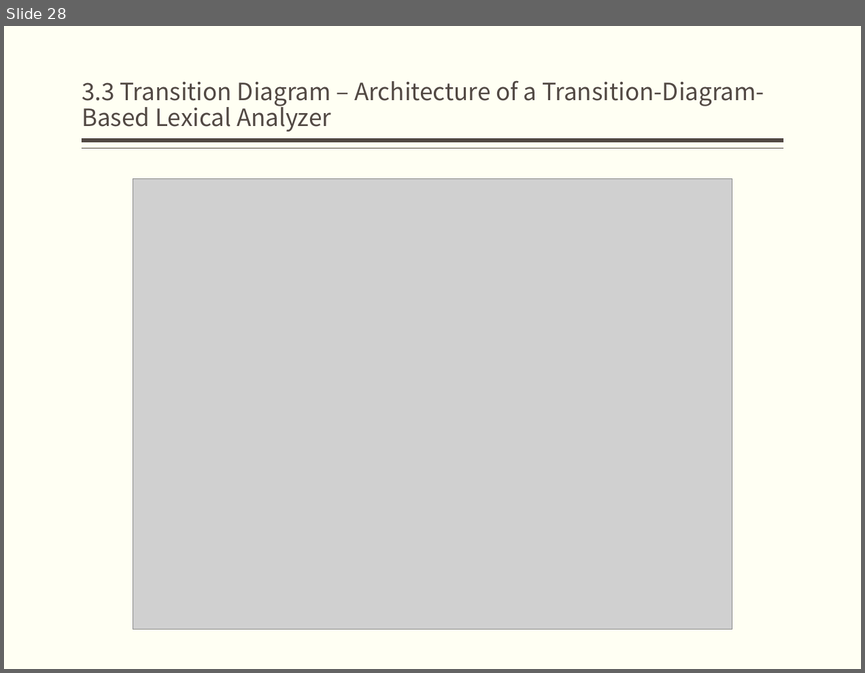
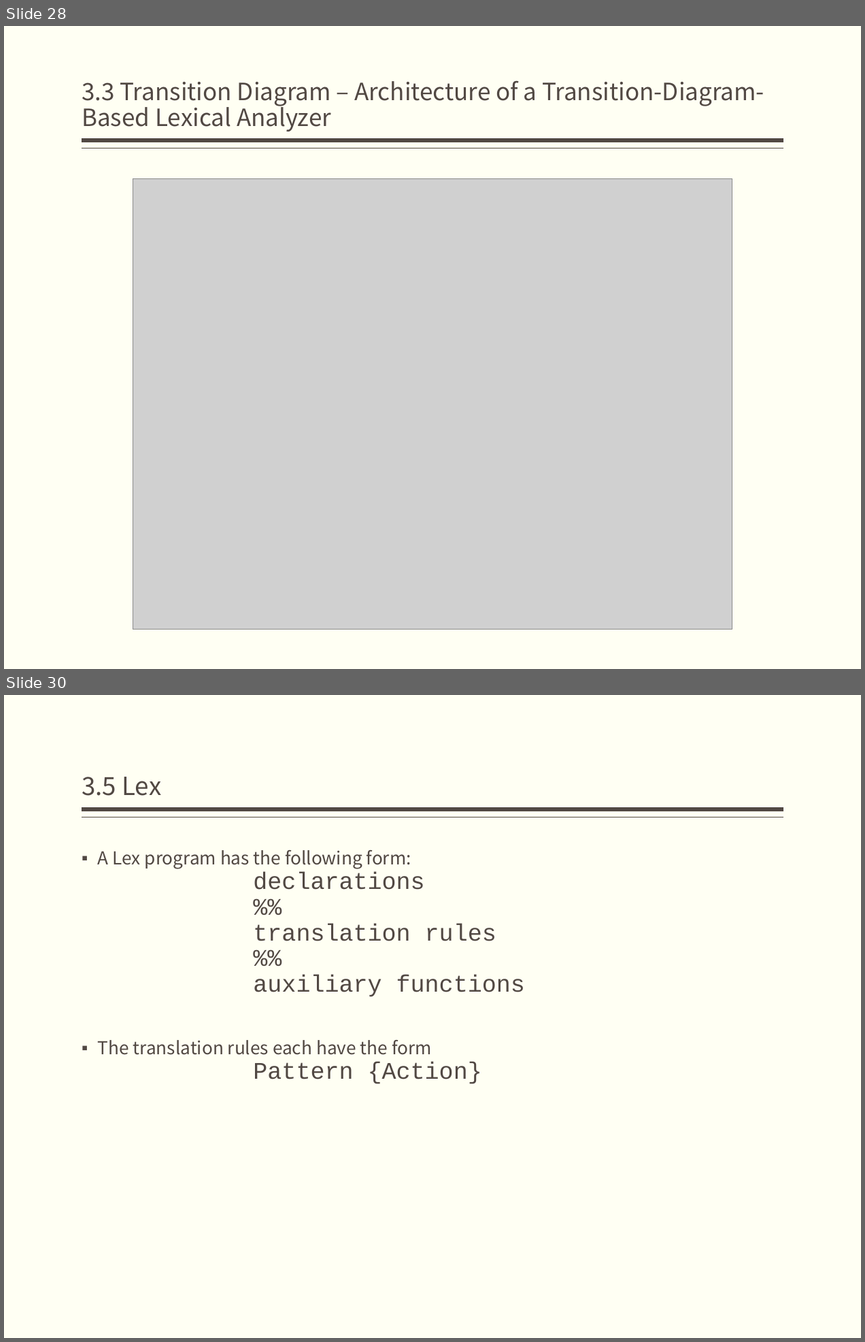
Before and after one commit to bonkboykz/jz81.github.io, a slide deck: course/compiler/LectureNotes/(Spring2017)Lecture3.pptx. Shown one above the other, each under a label of ours: slide 28 before the commit, slides 28 and 30 after it; the slides between them are not shown. The pictures are 865x673 and 865x1342 pixels, drawn with LibreOffice and Linux fonts; fonts in the diff are those of the drawing; grey boxes stand for pictures. Boxes give left, top, right and bottom in pixels: in the first picture for what was removed or moved away, otherwise in the second. Text is boxed around its words. In the diff, an @@ line names an element or a change of style, - is before the commit and + after.

```diff
--- a/course/compiler/LectureNotes/(Spring2017)Lecture3.pptx
+++ b/course/compiler/LectureNotes/(Spring2017)Lecture3.pptx
@@ slide 30 added at [4,695,861,1338], background #FFFFF3; not listed: 2 template elements that a slide beside it also shows @@
@@ title added at [82,777,161,796], 21 pt, text #514843 @@
+3.5 Lex
@@ text added at [98,850,525,1084], 15 pt, text #514843 @@
+▪ A Lex program has the following form:
+declarations
+%%
+translation rules
+%%
+auxiliary functions
+▪ The translation rules each have the form
+Pattern {Action}
```
Also in this commit, not shown: 1 slide changed, 6 other slides added.
